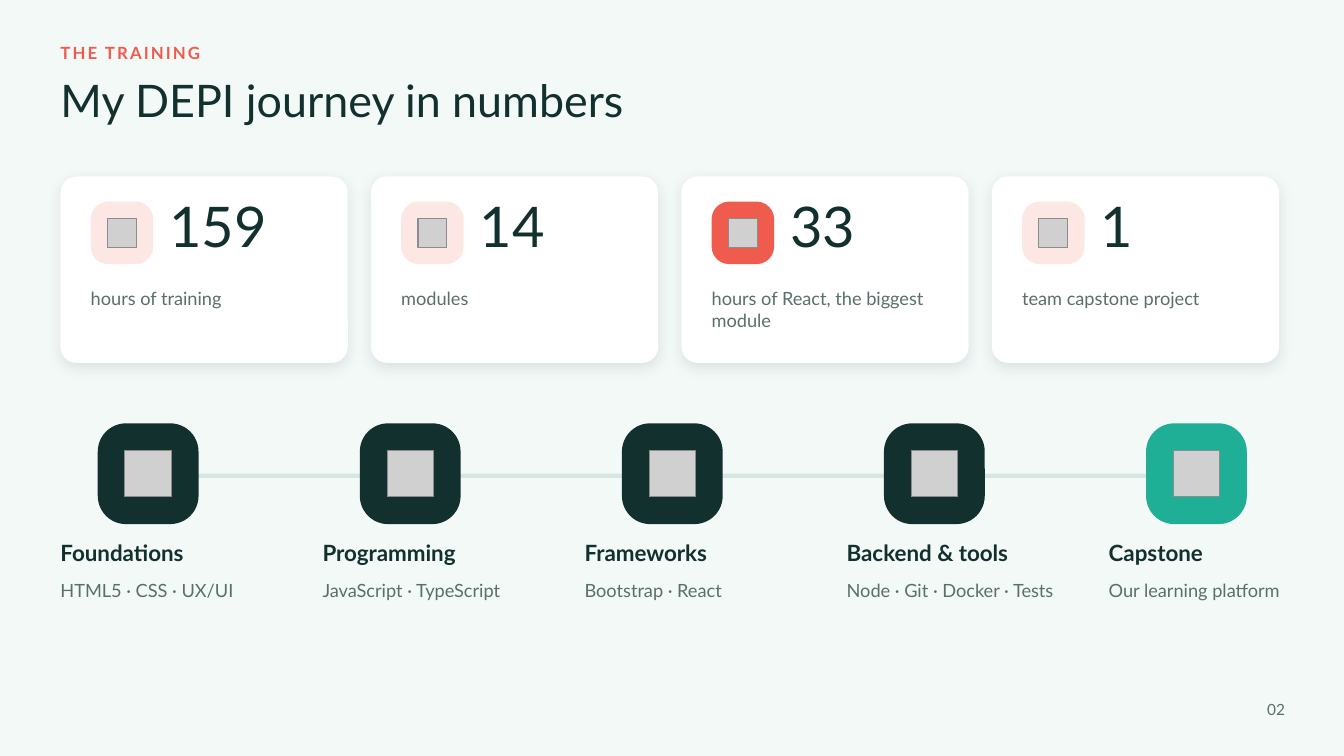
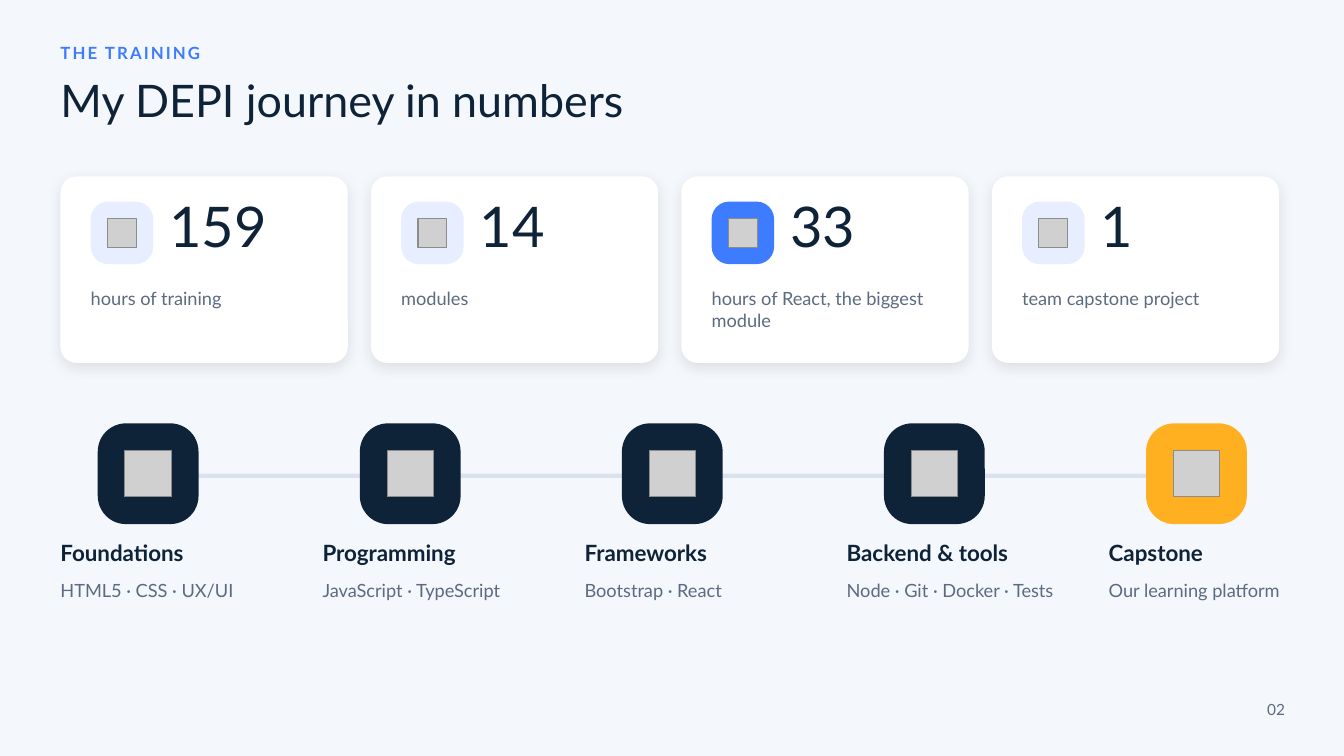
Before and after one commit to Saif-eldin-Ahmed-Helmy/Interactive-Learning-Platform, a slide deck: slide 2 of output/discussion/Maaly-DEPI-Discussion.pptx. Drawn at 1344x756 pixels with LibreOffice and Linux fonts; fonts in the diff are those of the drawing; grey boxes stand for pictures. Boxes give left, top, right and bottom in pixels: in the first picture for what was removed or moved away, otherwise in the second. Text is boxed around its words. In the diff, an @@ line names an element or a change of style, - is before the commit and + after.

```diff
--- a/output/discussion/Maaly-DEPI-Discussion.pptx
+++ b/output/discussion/Maaly-DEPI-Discussion.pptx
@@ background #F3F9F7 to #F4F7FB @@
@@ text "THE TRAINING" at <box>60,46,200,59</box>: text colour #EF5B4C to #3D7BFF @@
@@ rounded rectangle at <box>712,202,774,264</box>: fill #EF5B4C to #3D7BFF @@
@@ fill #FDE7E4 to #E6EEFF in 3 elements at <box>91,202,153,264</box>, <box>401,202,464,264</box>, <box>1022,202,1085,264</box> @@
@@ rounded rectangle at <box>1146,423,1247,524</box>: fill #1FAE96 to #FFB020 @@
@@ line (136, 476) - (1185, 476): stroke #D6E6E2 3 pt to #D9E2EE 3 pt @@
@@ text colour #5A6F6C to #5C6B80 in 10 elements at <box>1267,704,1285,715</box>, <box>91,291,221,309</box>, <box>401,291,468,305</box>, <box>712,291,923,327</box>, <box>1022,292,1200,309</box>, <box>60,583,234,598</box>, <box>323,584,500,600</box>, <box>585,584,722,600</box>, <box>847,583,1053,597</box>, <box>1109,583,1279,601</box> @@
```
Also in this commit, not shown: 8 other slides changed, 4 slides added, 3 slides removed, 10 other files.
